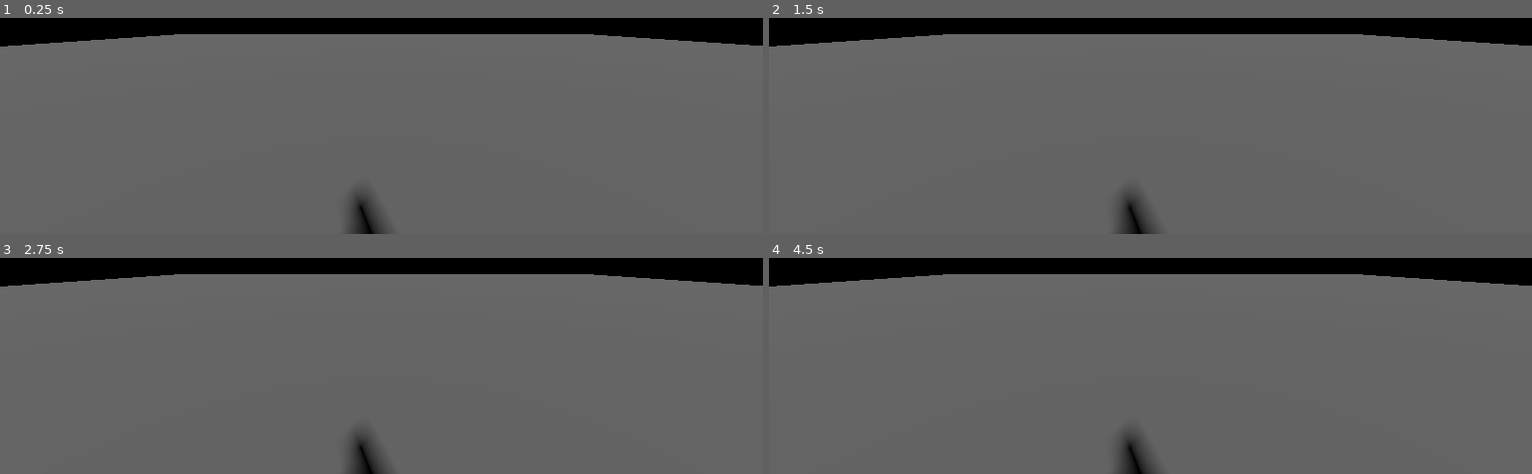
Above: before the commit, frames 1-4 (two rows, left to right).
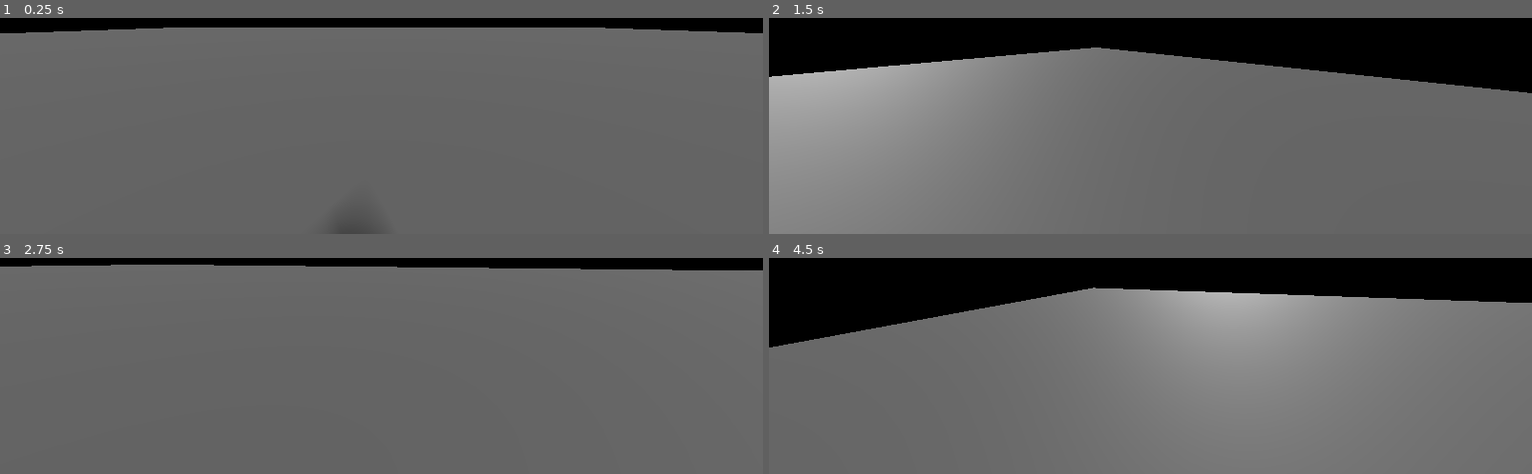
Above: after the commit, the same moments.

Repository: chicken6250/Old-stuff-simulator
Game: Godot game, scene res://Spatial.tscn
Two runs of this game, one before a commit and one after it. Both use one fixed random seed, a clock stepped at 60 frames per second and the inputs below.
Inputs (mouse positions are in pixels of both pictures, inside the frame that each line leads up to):
- Up to frame 1 (0.25 s): no input
- Up to frame 2 (1.5 s): move the mouse to (outside the picture) at 0.52 s; hold D (right) 0.53-1.28 s; tap Space (jump) at 0.77 s; move the mouse to (997, 41) at 1.27 s; hold S (backward) from 1.28 s (still down)
- Up to frame 3 (2.75 s): tap Space (jump) at 1.52 s; tap Enter at 2 s; move the mouse to (outside the picture) at 2.02 s; release S (backward) at 2.03 s; hold D (right) from 2.03 s (still down)
- Up to frame 4 (4.5 s): tap Space (jump) at 2.75, 3.02, 3.77 s; move the mouse to (1112, 346) at 2.77 s; release D (right) at 2.78 s; hold W (forward) 2.78-3.53 s; move the mouse to (1379, 324) at 3.52 s; hold A (left) from 3.53 s (still down); move the mouse to (outside the picture) at 4.27 s

The runs differ from the first frame. In frame 1, 4.2% of the frame differs, in the area x 0-100%, y 4-100%; in frame 2, 35%, in the area x 0-100%, y 7-100%; in frame 3, 5.2%; in frame 4, 34%.
Error before the commit: Parse Error: Identifier "mouse" not declared in the current scope. (res://player.gd:11)

Commit message:
modified:   .godot/editor/Spatial.tscn-editstate-b1fe4f6b8c74e53096bc8264b2d5145a.cfg 	modified:   .godot/editor/Spatial.tscn-folding-b1fe4f6b8c74e53096bc8264b2d5145a.cfg 	modified:   .godot/editor/editor_layout.cfg 	modified:   .godot/editor/project_metadata.cfg 	modified:   .godot/editor/script_editor_cache.cfg 	modified:   Spatial.tscn 	modified:   player.gd

Diff:
--- a/Spatial.tscn
+++ b/Spatial.tscn
@@ -28,5 +28,8 @@
 transform = Transform3D(0.1, 0, 0, 0, 0.1, 1.7484556e-08, 0, -1.7484556e-08, 0.1, 0, 0, 0)
 shape = SubResource("2")
 
-[node name="Camera3D" type="Camera3D" parent="player" unique_id=1481595179]
-transform = Transform3D(1, 0, 0, 0, 1, 0, 0, 0, 1, 0, 0.0918727, 0)
+[node name="neck" type="Node3D" parent="player" unique_id=1348787948]
+transform = Transform3D(1, 0, 0, 0, 1, 0, 0, 0, 1, 0.0931758, -0.598149, -1.1933)
+
+[node name="eyes" type="Camera3D" parent="player/neck" unique_id=1481595179]
+transform = Transform3D(1, 0, 0, 0, 1, 0, 0, 0, 1, -0.0931758, 0.6900217, 1.1933)
--- a/player.gd
+++ b/player.gd
@@ -5,10 +5,13 @@
 const JUMP_VELOCITY = 4.5
 
 @onready var neck: Node3D = $neck
+
+const MOUSE_SENS:float = 0.01
+
 func _input(event: InputEvent) -> void:
 	if event is InputEventMouseMotion:
 		var mouse_motion:Vector2 = event.relative
-		rotate_y(-(mouse.motion.x * MOUSE_SENS))
+		rotate_y(-(mouse_motion.x * MOUSE_SENS))
 
 func _physics_process(delta: float) -> void:
 	# Add the gravity.
